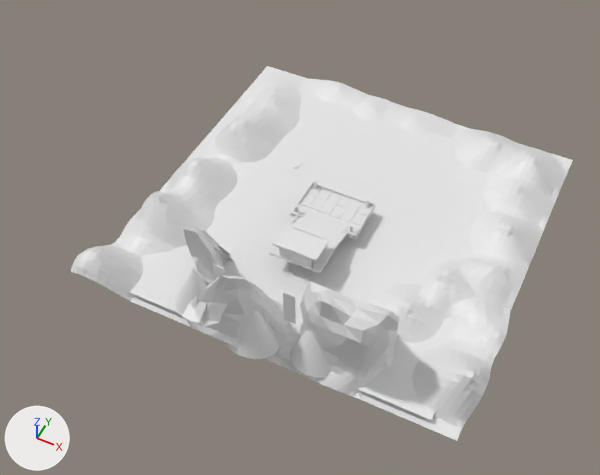
The OBJ model assets/models/exports/main_starting_scene_v1.obj as it was, and as the next commit left it.
Camera for both pictures: a camera (50 mm lens) standing at (60.4, -140.1, 159.2) and looking at (-5.8, -7.8, -6.2). The axes (+X, +Y, +Z) are drawn at lower left. The lights are the same throughout. The older version comes first. Materials are left out; every surface is plain grey. Where no turn or scale is listed for an object, it has been applied to the vertices.

In view in the first picture: 'MAIN_MOUNTAIN_Waterfall_Center', 'MAIN_MOUNTAIN_Waterfall_Left', 'MAIN_MOUNTAIN_Waterfall_Right', 'MAIN_TEMPLE_Roof_Block', 'MAIN_WATERFALL_Left', 'MAIN_WATERFALL_Right', 'MAIN_WATER_MainPlane', 'Plane' and 32 more.
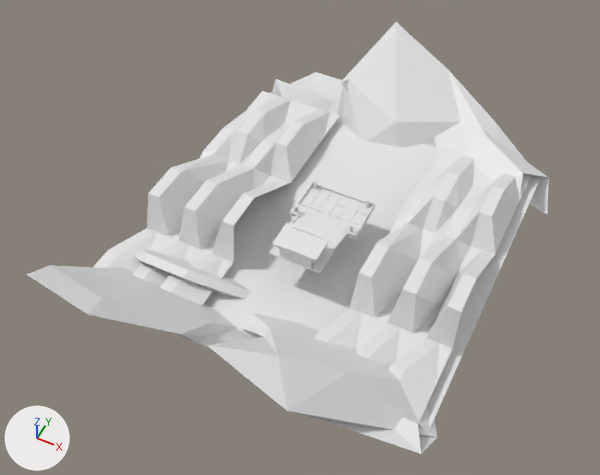
The change in detail:
me_main_water_mainplane is used by ob_main_water_mainplane; location (0.0, 0.0, 0.0).
me_main_water_mainplane had 4 vertices, 2 faces and spanned x -45.0..45.0, y -45.0..45.0, z -3.8..-3.7.
me_main_water_mainplane now has 4 vertices, 2 faces and spans x -45.0..45.0, y -45.0..45.0, z -9.0.
me_main_water_mainplane part 1: the whole mesh is moved by (0.0, 0.0, -5.2).
Mesh me_mountain_right_bank is new.
It has 86 vertices, 138 faces and spans x -47.5..-17.5, y -47.0..43.0, z -6.5..5.5.
Mesh me_mountain_left_bank is new.
It has 81 vertices, 128 faces and spans x 12.5..42.5, y -47.0..43.0, z -6.5..5.5.
Mesh me_mountain_frontside is new.
It has 64 vertices, 98 faces and spans x -46.1..47.1, y -74.9..-24.0, z -15.7..34.1.
Mesh me_mountain_backside is new.
It has 64 vertices, 98 faces and spans x -46.1..50.3, y 26.0..76.9, z -38.8..9.5.
Object 'MAIN_MOUNTAIN_Waterfall_Center' (ob_main_mountain_waterfall_center) is deleted.
Object 'MAIN_MOUNTAIN_Waterfall_Left' (ob_main_mountain_waterfall_left) is deleted.
Object 'MAIN_MOUNTAIN_Waterfall_Right' (ob_main_mountain_waterfall_right) is deleted.
Object 'MAIN_WATERFALL_Left' (ob_main_waterfall_left) is deleted.
Object 'MAIN_WATERFALL_Right' (ob_main_waterfall_right) is deleted.
Object 'Plane' (ob_plane) is deleted.
Object 'MOUNTAIN_Right_Bank' (ob_mountain_right_bank) is new; it shows me_mountain_right_bank.
Its location is (0.0, 0.0, 0.0).
Object 'MOUNTAIN_Left_Bank' (ob_mountain_left_bank) is new; it shows me_mountain_left_bank.
Its location is (0.0, 0.0, 0.0).
Object 'MOUNTAIN_Frontside' (ob_mountain_frontside) is new; it shows me_mountain_frontside.
Its location is (0.0, 0.0, 0.0).
Object 'MOUNTAIN_Backside' (ob_mountain_backside) is new; it shows me_mountain_backside.
Its location is (0.0, 0.0, 0.0).

Location of each change, (x1, y1, x2, y2) in pixels of the pictures (600 x 475 px):
'Plane', deleted
    before: (71, 66, 573, 441)
'MAIN_WATER_MainPlane', mesh moved
    before: (122, 80, 492, 420)
    after: (204, 121, 539, 428)
'MOUNTAIN_Left_Bank', added
    after: (314, 148, 531, 422)
'MOUNTAIN_Frontside', added
    after: (26, 249, 437, 454)
'MOUNTAIN_Right_Bank', added
    after: (94, 91, 340, 305)
'MOUNTAIN_Backside', added
    after: (271, 22, 549, 216)
'MAIN_MOUNTAIN_Waterfall_Center', deleted
    before: (224, 311, 280, 359)
'MAIN_MOUNTAIN_Waterfall_Right', deleted
    before: (290, 330, 331, 378)
'MAIN_MOUNTAIN_Waterfall_Left', deleted
    before: (175, 268, 208, 319)
'MAIN_WATERFALL_Right', deleted
    before: (283, 292, 296, 323)
'MAIN_WATERFALL_Left', deleted
    before: (212, 264, 225, 280)
